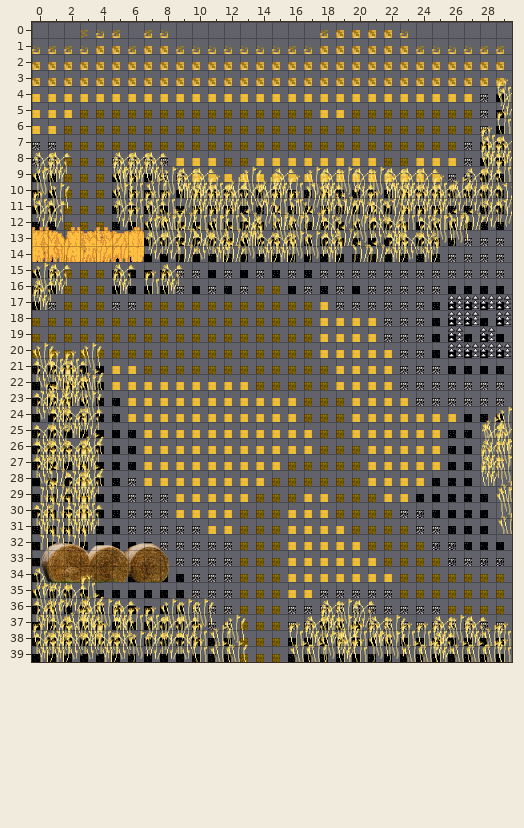
Tiled map, stored at scripts/world/maps/chapter1/farm_world/farm7.tmx. The picture above was drawn from the file before the commit.
Cells are 40x40 px. Shown: x 0..29, y 0..39.
The same view after the edit:
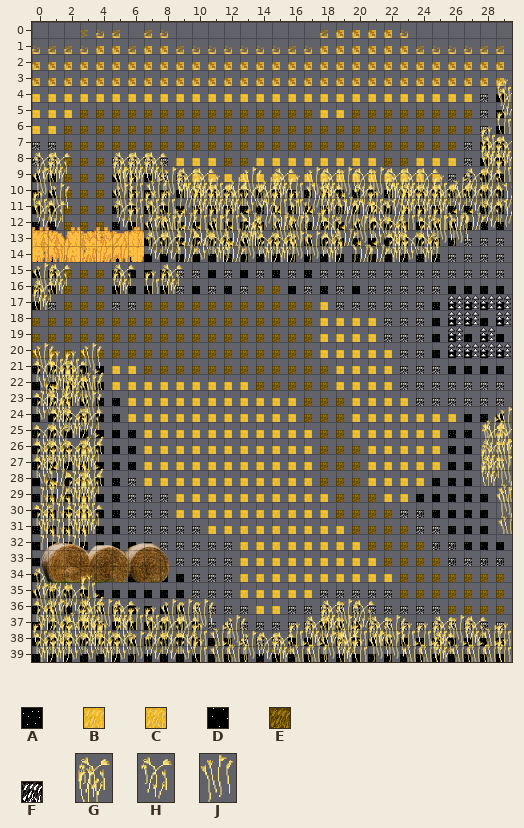
Key: from "farm_world": A 0, B 4, C 5, D 13, E 14, F 20; from "farm_world_extras": G 0 "dark_wheat1", H 2 "dark_wheat3", J 3 "dark_wheat4".
_ is an empty cell, . an unchanged one.
From old to new:
--- layer "Camada de Blocos 1"
@@ x 13..17 @@
-27 ...EE
-28 ..EEE
-29 .EEEB
-30 EEEB.
-31 EEE..
-32 EEE..
-33 EEE..
-34 EEE..
-35 EEE..
-36 EEE..
+27 ...BB
+28 ..CBC
+29 .CBBC
+30 BCCC.
+31 CBC..
+32 CBC..
+33 BBB..
+34 CCB..
+35 CBB..
+36 BBB..
@@ x 13..16 @@
-39 EEEA
+39 DDDD
--- layer "Camada de Blocos 2"
@@ x 13..15 @@
-36 _..
-37 ___
-38 ___
+36 F..
+37 FFF
+38 FFF
--- layer "foreground wheat"
@@ x 13..15 @@
-39 ___
+39 JHG
